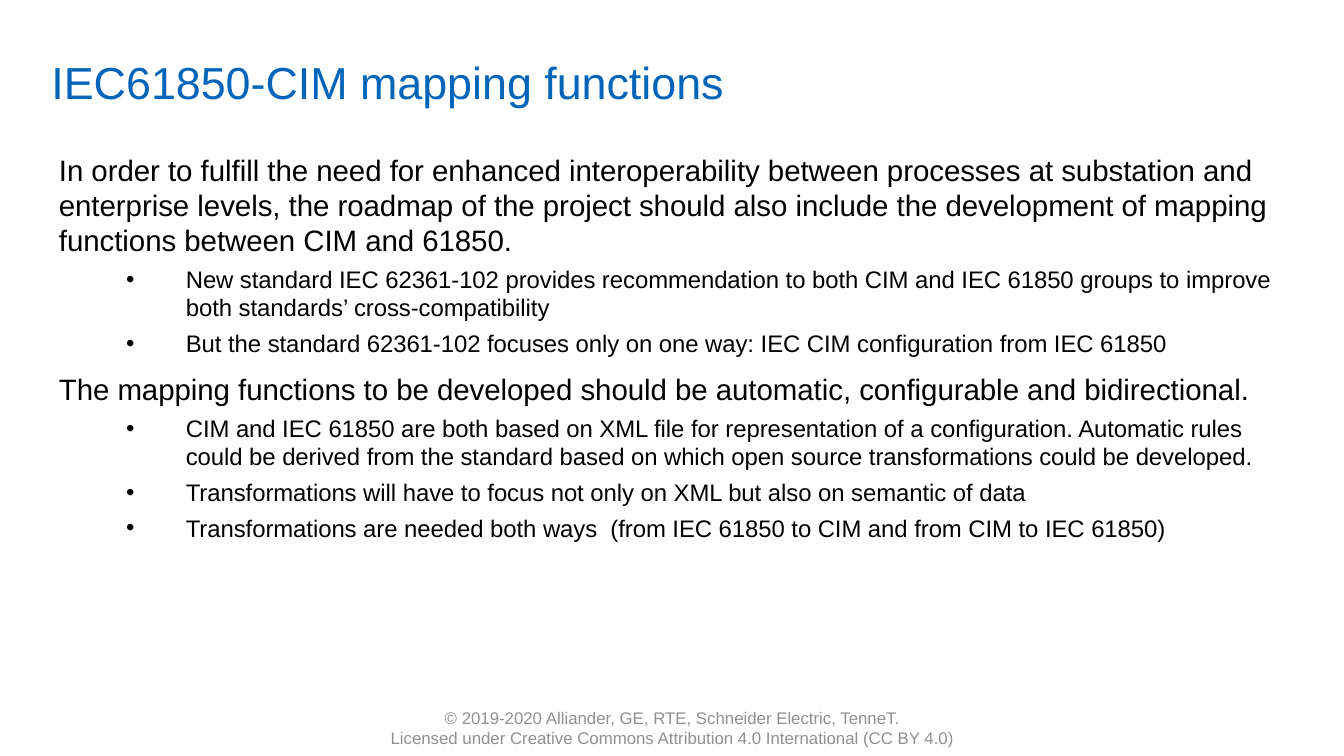
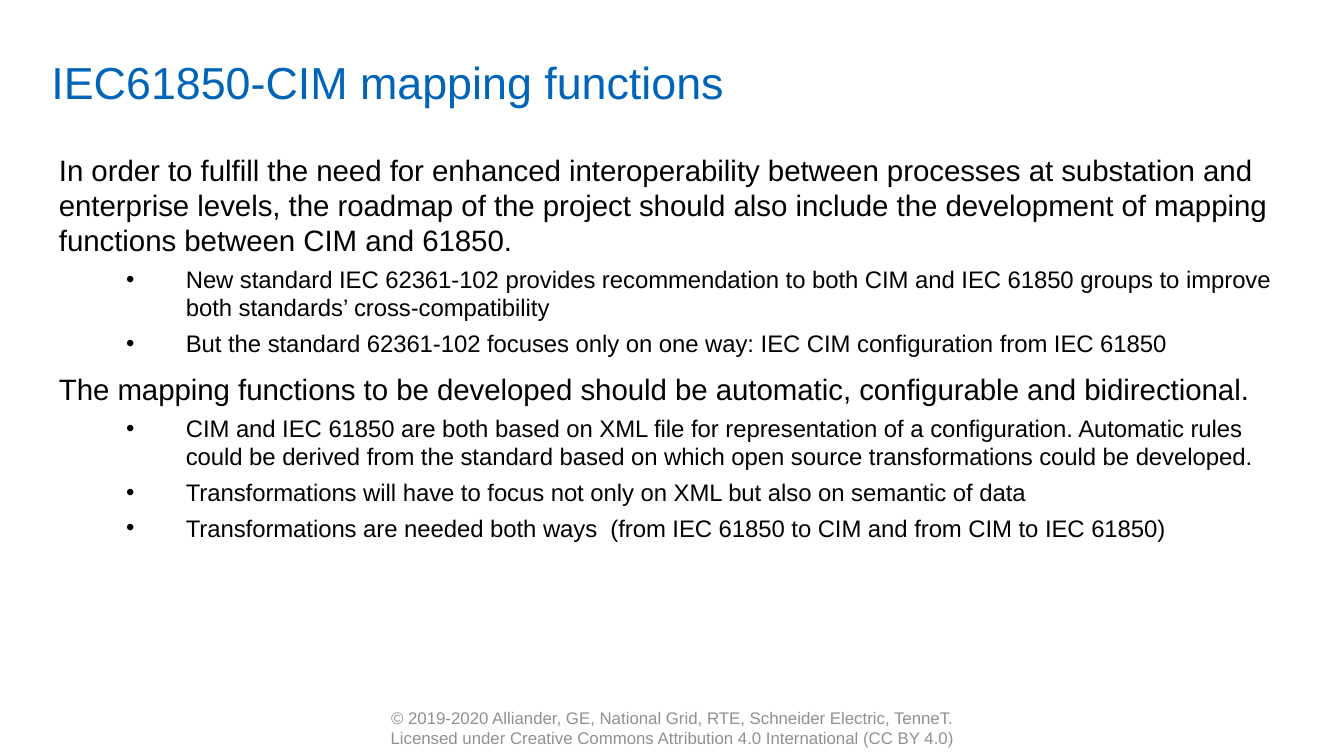
Before and after one commit to com-pas/contributing, a slide deck: slide 8 of roadmap-docs/CoMPAS Initial Roadmap - final version.pptx. Drawn at 1344x756 pixels with LibreOffice and Linux fonts; fonts in the diff are those of the drawing; background and template pictures are left out. Boxes give left, top, right and bottom in pixels: in the first picture for what was removed or moved away, otherwise in the second. Text is boxed around its words. In the diff, an @@ line names an element or a change of style, - is before the commit and + after.

```diff
--- a/roadmap-docs/CoMPAS Initial Roadmap - final version.pptx
+++ b/roadmap-docs/CoMPAS Initial Roadmap - final version.pptx
@@ text at (x1=408, y1=712, x2=953, y2=726): text changed @@
-© 2019-2020 Alliander, GE, RTE, Schneider Electric, TenneT.
+© 2019-2020 Alliander, GE, National Grid, RTE, Schneider Electric, TenneT.
```
Also in this commit, not shown: 11 other slides changed.
